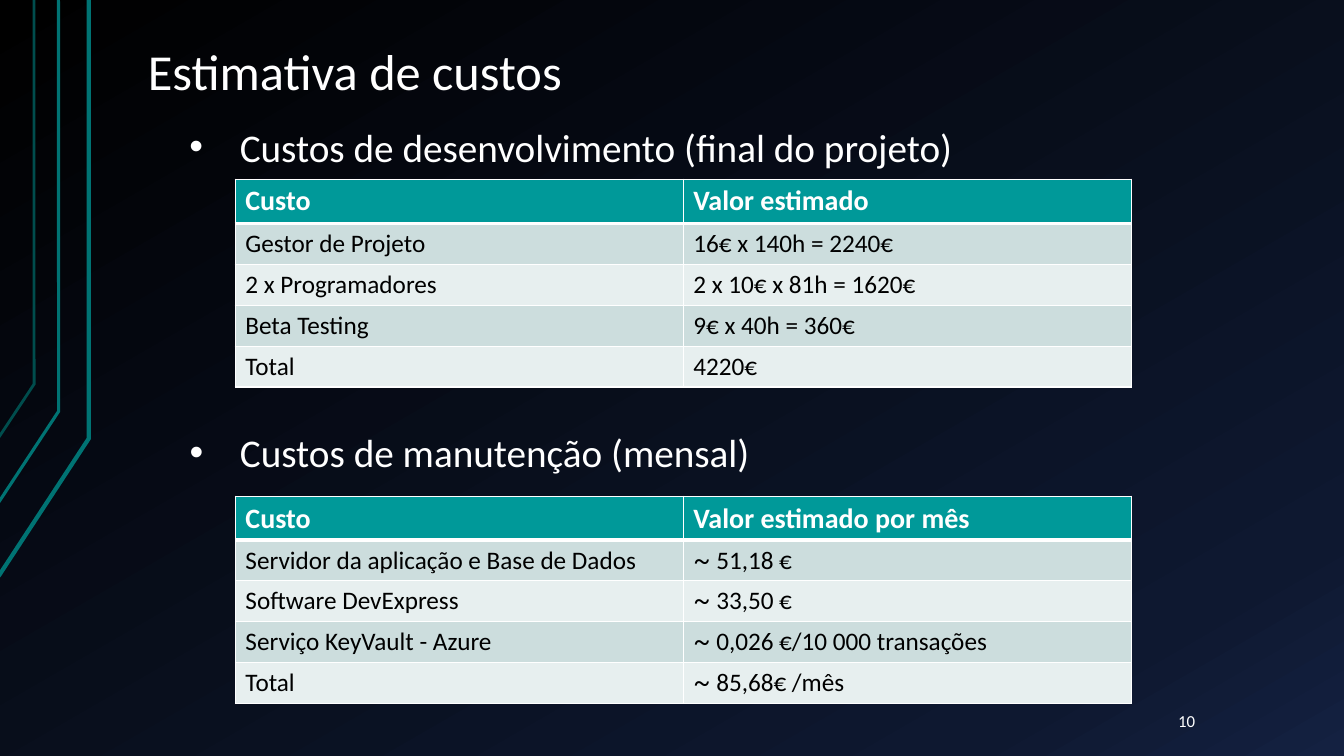
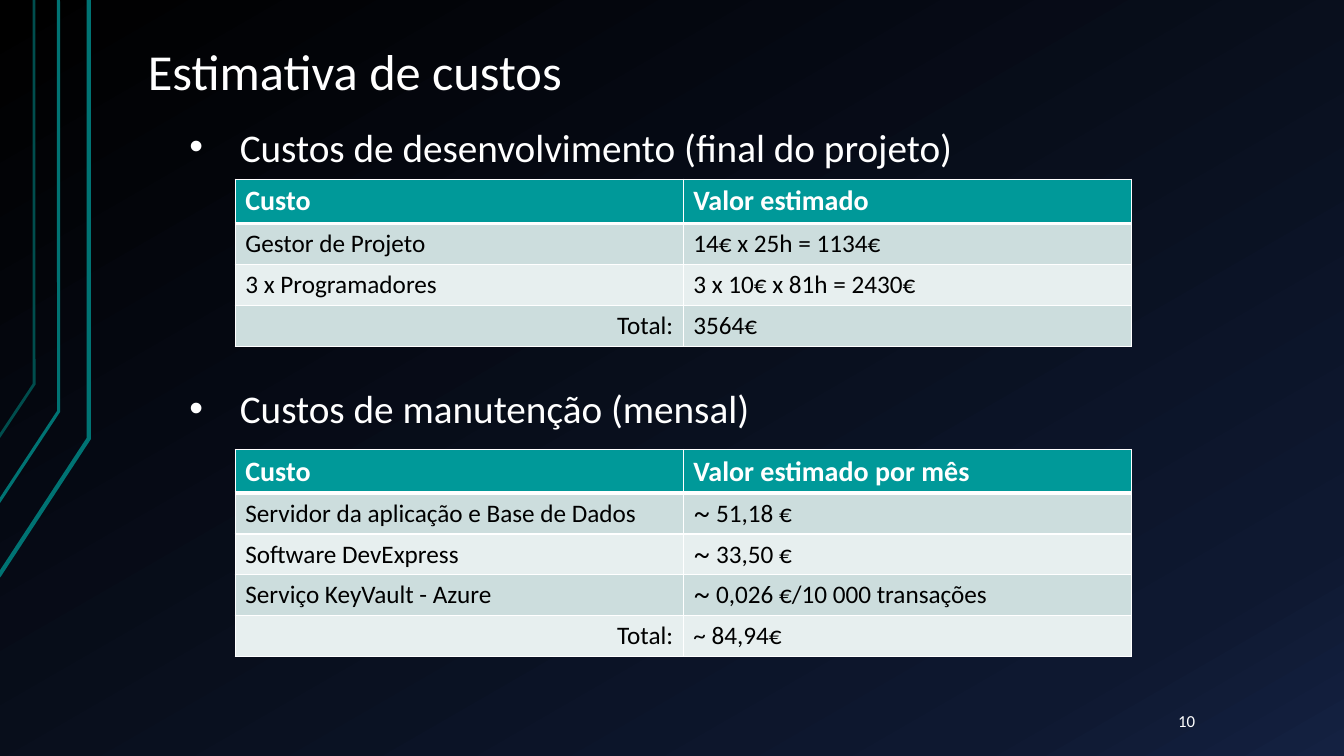
Before and after one commit to lodyny/ProjetoESW, a slide deck: slide 10 of Apresentacao.pptx. Drawn at 1344x756 pixels with LibreOffice and Linux fonts; fonts in the diff are those of the drawing. Boxes give left, top, right and bottom in pixels: in the first picture for what was removed or moved away, otherwise in the second. Text is boxed around its words. In the diff, an @@ line names an element or a change of style, - is before the commit and + after.

Commit message:
apresentação

```diff
--- a/Apresentacao.pptx
+++ b/Apresentacao.pptx
@@ table at [235, 179, 1130, 346] @@
-row 2: Gestor de Projeto | 16€ x 140h = 2240€
-row 3: 2 x Programadores | 2 x 10€ x 81h = 1620€
-row 4: Beta Testing | 9€ x 40h = 360€
-row 5: Total | 4220€
+row 2: Gestor de Projeto | 14€ x 25h = 1134€
+row 3: 3 x Programadores | 3 x 10€ x 81h = 2430€
+row 4: Total: | 3564€
@@ text "Custos de manutenção (mensal)": place and size @@
-text "Custos de manutenção (mensal)" at [240, 438, 749, 474]
+text "Custos de manutenção (mensal)" at [240, 394, 749, 430]
@@ table: place and size @@
-table at [235, 496, 1130, 704]
+table at [235, 450, 1130, 657]
@@ table at [235, 450, 1130, 657] @@
-row 5, column 1: Total
+row 5, column 1: Total:
-row 5, column 2: ~ 85,68€ /mês
+row 5, column 2: ~ 84,94€
```
Also in this commit, not shown: 1 other slide changed, 1 slide added, 1 slide removed.
